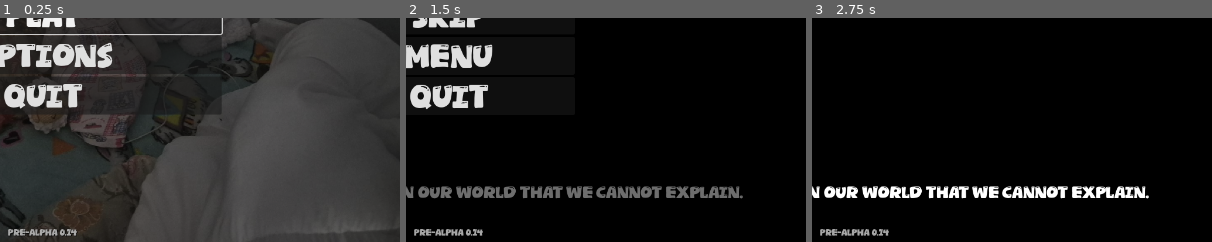
Above: before the commit, frames 1-3 (left to right).
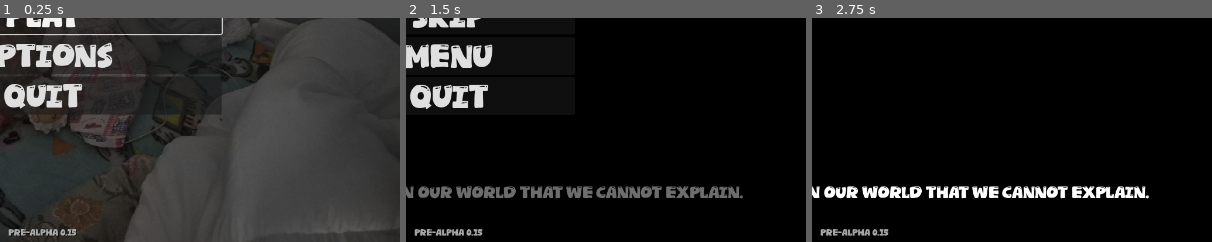
Above: after the commit, the same moments.

Repository: pedro13marcos/Cookies-for-Sheeps
Game: Godot game, scene res://nodes/menu.tscn
The game is run twice, just before and just after one commit, with the same random seed, the same clock (stepped at 60 frames per second) and the same inputs.
Inputs:
- Up to frame 1 (0.25 s): no input
- Up to frame 2 (1.5 s): click "Play" at 0.5 s; tap Enter at 1.25 s; hold Right (ui_right) from 1.28 s (still down); tap F (Atack) at 1.35 s
- Up to frame 3 (2.75 s): release Right (ui_right) at 2 s; click "Continue" at 2 s
The pictures show only the part of the screen within x 45-95%, y 50-100%; the shares and areas given below are measured in that part.

The runs differ from the first frame. In frame 1, 0.2% of the frame differs, in the area x 2-20%, y 94-98%; in frame 2, 0.2%; in frame 3, 0.2%.

Commit message:
0.15 add portuguese and spanish accented glyphs to winter tosca font

Diff:
--- a/project.godot
+++ b/project.godot
@@ -15,7 +15,7 @@
 [application]
 
 config/name="sheep"
-config/version="0.14"
+config/version="0.15"
 run/main_scene="uid://yqdhukkdvfrf"
 config/features=PackedStringArray("4.7", "Forward Plus")
 config/icon="uid://dvwo4dyl55aio"
--- a/scripts/global.gd
+++ b/scripts/global.gd
@@ -27,7 +27,7 @@
 const SAVE_PATH = "user://saveGame.json";
 
 # Versao do jogo
-const GAME_VERSION: String = "0.14";
+const GAME_VERSION: String = "0.15";
 const BREAD_TEXTURE: Texture2D = preload("res://sprites/Itens/25ee4e0b-c76a-4506-8a08-0e90b5b211a3.png");
 var _cookie_texture: Texture2D = null;
 
Binary file changed: fonts/Winter Tosca.ttf
